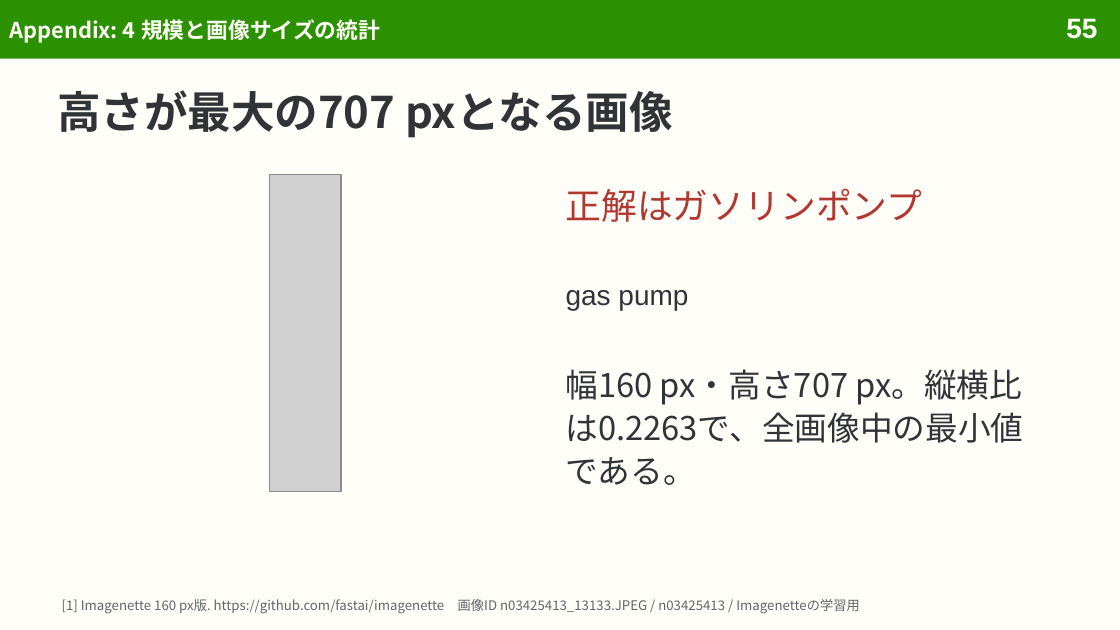
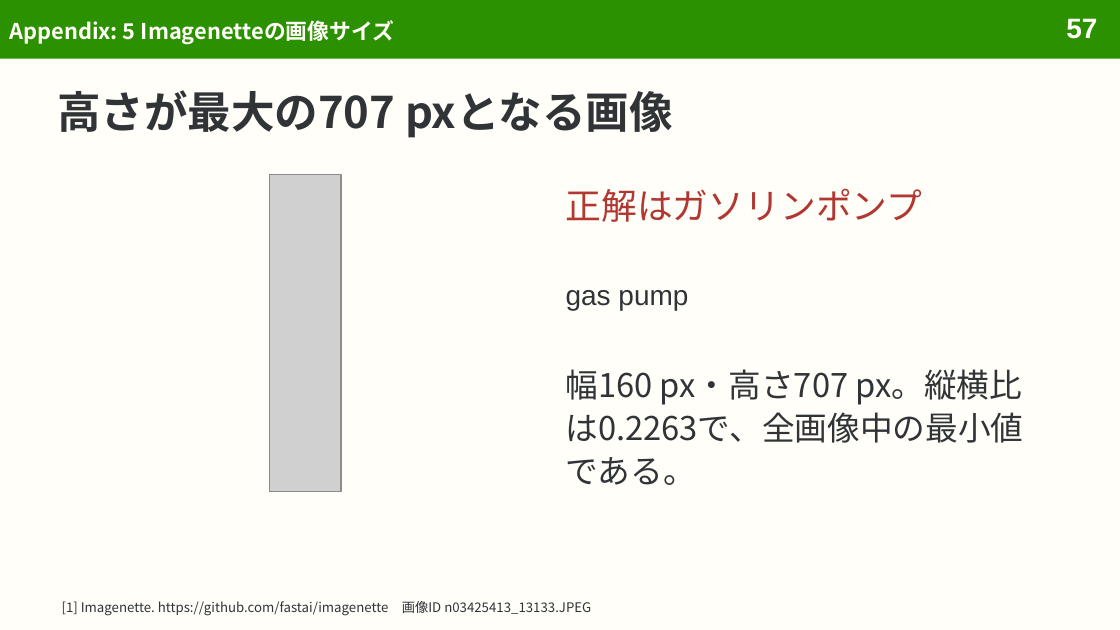
Before and after one commit to sasakiy84/datasets-in-10-minutes, a slide deck: slide 57 of slides/datasets-in-10-minutes-imagenet.pptx (slide 55 before the commit). Drawn at 1120x630 pixels with LibreOffice and Linux fonts; fonts in the diff are those of the drawing; grey boxes stand for pictures. Boxes give left, top, right and bottom in pixels: in the first picture for what was removed or moved away, otherwise in the second. Text is boxed around its words. In the diff, an @@ line names an element or a change of style, - is before the commit and + after.

```diff
--- a/slides/datasets-in-10-minutes-imagenet.pptx
+++ b/slides/datasets-in-10-minutes-imagenet.pptx
@@ title at bbox=[9, 20, 394, 45]: text changed @@
-Appendix: 4 規模と画像サイズの統計
+Appendix: 5 Imagenetteの画像サイズ
@@ page number at bbox=[1066, 18, 1097, 39]: text changed @@
-55
+57
@@ text at bbox=[62, 601, 591, 616]: text changed; text colour #626669 to #303437 @@
-[1] Imagenette 160 px版. https://github.com/fastai/imagenette 画像ID n03425413_13133.JPEG / n03425413 / Imagenetteの学習用
+[1] Imagenette. https://github.com/fastai/imagenette 画像ID n03425413_13133.JPEG
```
Also in this commit, not shown: 54 other slides changed, 2 slides added, 10 other files.
